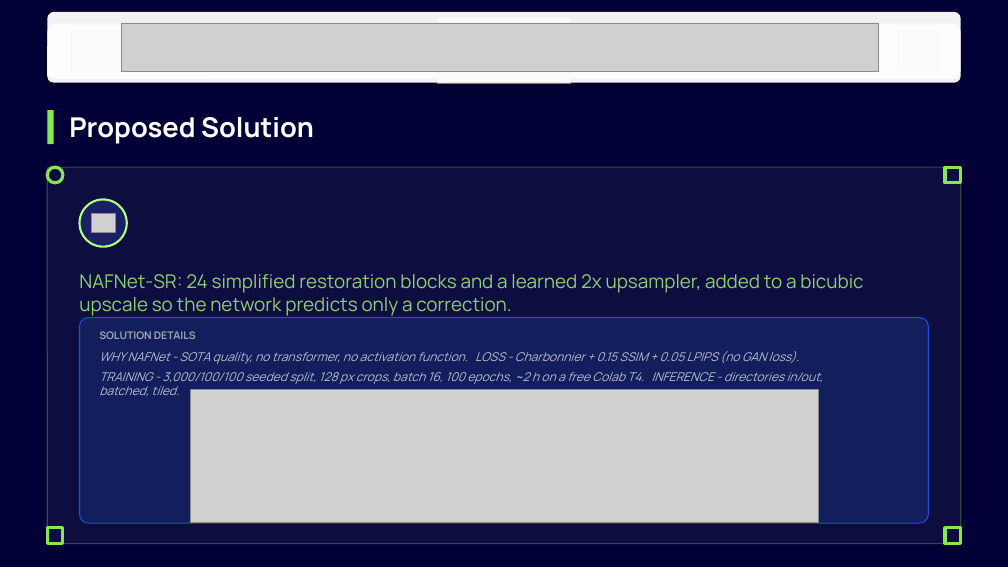
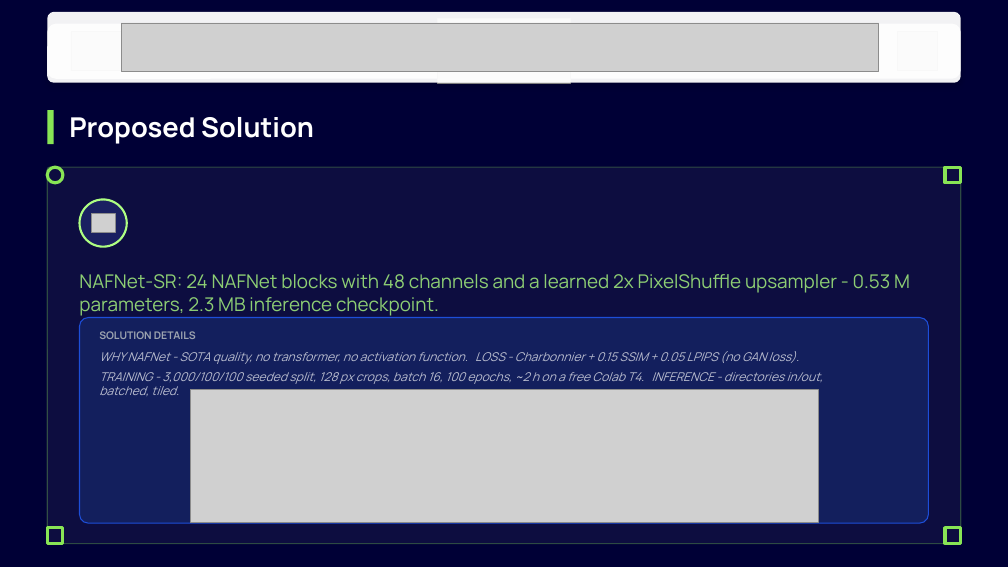
Before and after one commit to prakharbajaj1551/semicon-image-restoration, a slide deck: slide 4 of BYTE BRIGADE_PS01.pptx. Drawn at 1008x567 pixels with LibreOffice and Linux fonts; fonts in the diff are those of the drawing; grey boxes stand for pictures; background and template pictures are left out. Boxes give left, top, right and bottom in pixels: in the first picture for what was removed or moved away, otherwise in the second. Text is boxed around its words. In the diff, an @@ line names an element or a change of style, - is before the commit and + after.

```diff
--- a/BYTE BRIGADE_PS01.pptx
+++ b/BYTE BRIGADE_PS01.pptx
@@ text at (79, 274, 910, 316): text changed @@
-NAFNet-SR: 24 simplified restoration blocks and a learned 2x upsampler, added to a bicubic upscale so the network predicts only a correction.
+NAFNet-SR: 24 NAFNet blocks with 48 channels and a learned 2x PixelShuffle upsampler - 0.53 M parameters, 2.3 MB inference checkpoint.
```
Also in this commit, not shown: 2 other slides changed, 1 other file.
